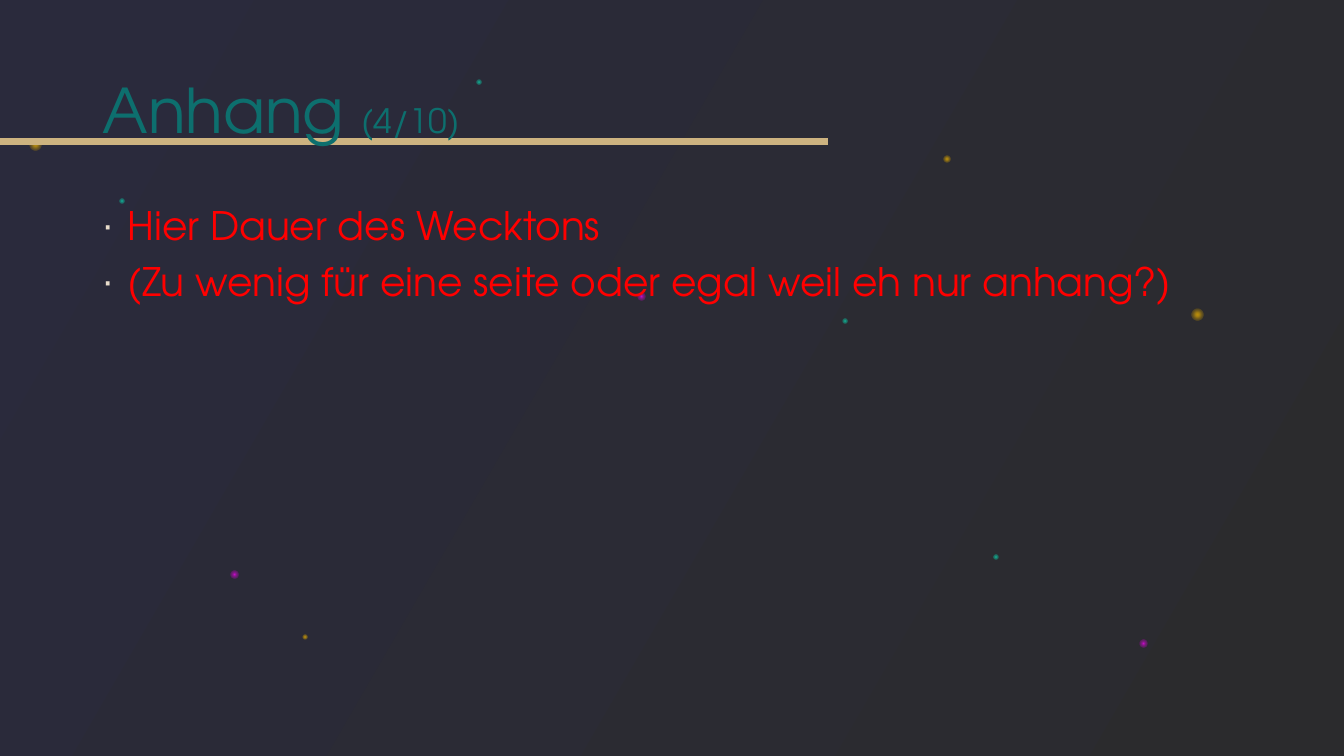
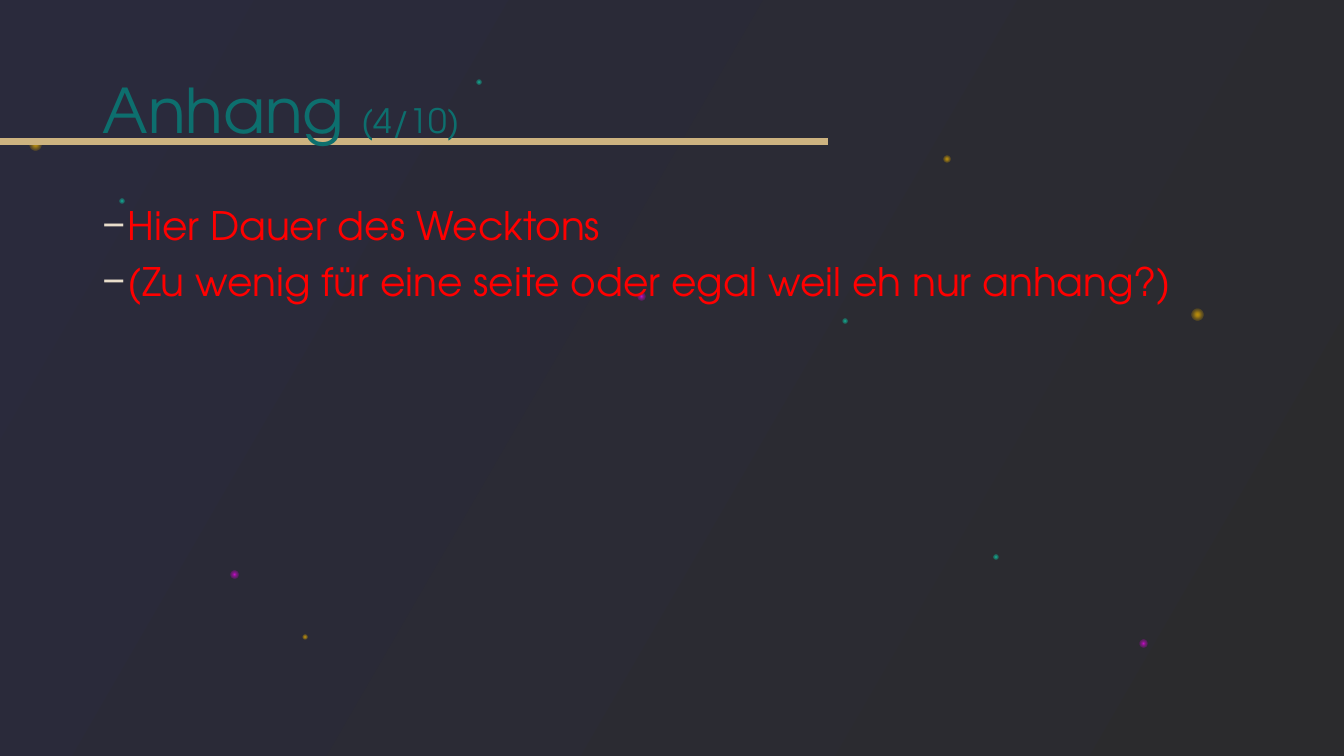
Before and after one commit to tlahmann/mci-af, a slide deck: slide 31 of presentation/Resync Studie.pptx. Drawn at 1344x756 pixels with LibreOffice and Linux fonts; fonts in the diff are those of the drawing. Boxes give left, top, right and bottom in pixels: in the first picture for what was removed or moved away, otherwise in the second. Text is boxed around its words. In the diff, an @@ line names an element or a change of style, - is before the commit and + after.

```diff
--- a/presentation/Resync Studie.pptx
+++ b/presentation/Resync Studie.pptx
@@ text "Hier Dauer des Wecktons" at <box>128,211,1171,305</box>: bullet ∙ to − @@
```
Also in this commit, not shown: 15 other slides changed, 5 slides added, 4 slides removed.
